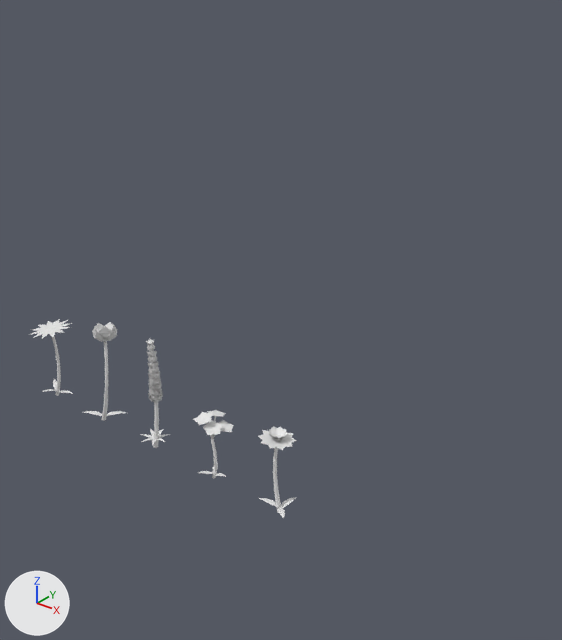
Two versions of the Blender file art/arena/Flowers.blend, one commit apart.
Both versions are drawn from a 50 mm lens placed at (3.33, -2.15, 2.29), pointed at (1.5, 0.13, 0.87). Lighting does not change. The marker at lower left points along +X, +Y and +Z. The older version comes first. Mesh edges are drawn as thin lines on the coarser meshes.

Script lines for the objects in view, before the commit:
```python
me_flower_forgetmenot = bpy.data.meshes.new('flower_forgetmenot')
me_flower_forgetmenot.from_pydata(...)  # 306 vertices, 164 faces; spans x -0.106..0.098, y -0.08..0.083, z -0.001..0.357
me_flower_forgetmenot.materials.append(mat_tumbu_fieldflower)  # white #e7e7e7
me_flower_marigold = bpy.data.meshes.new('flower_marigold')
me_flower_marigold.from_pydata(...)  # 179 vertices, 89 faces; spans x -0.113..0.071, y -0.06..0.101, z -0.003..0.409
me_flower_marigold.materials.append(mat_tumbu_fieldflower)  # white #e7e7e7
me_flower_poppy = bpy.data.meshes.new('flower_poppy')
me_flower_poppy.from_pydata(...)  # 81 vertices, 47 faces; spans x -0.106..0.114, y -0.061..0.114, z -0.004..0.576
me_flower_poppy.materials.append(mat_tumbu_fieldflower)  # white #e7e7e7
ob_flower_forgetmenot = bpy.data.objects.new('flower_forgetmenot', me_flower_forgetmenot)
ob_flower_forgetmenot.location = (1.2, 0.0, 0.0)
ob_flower_marigold = bpy.data.objects.new('flower_marigold', me_flower_marigold)
ob_flower_marigold.location = (1.6, 0.0, 0.0)
ob_flower_poppy = bpy.data.objects.new('flower_poppy', me_flower_poppy)
ob_flower_poppy.location = (0.4, 0.0, 0.0)
```
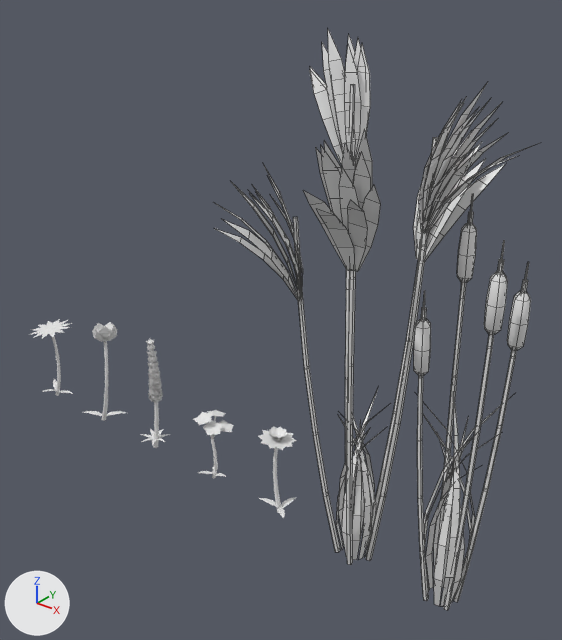
The edits, one by one:
Mesh me_reed_cattail is new.
It has 382 vertices, 262 faces and spans x -0.14..0.16, y -0.15..0.15, z 0.0..1.56.
It uses material mat_tumbu_fieldflower (white #e7e7e7).
Mesh me_reed_pampas is new.
It has 789 vertices, 410 faces and spans x -0.49..0.52, y -0.51..0.51, z 0.0..2.02.
It uses material mat_tumbu_fieldflower (white #e7e7e7).
Object 'reed_cattail' (ob_reed_cattail) is new; it shows me_reed_cattail.
Its location is (2.4, 0.0, 0.0).
Object 'reed_pampas' (ob_reed_pampas) is new; it shows me_reed_pampas.
Its location is (2.0, 0.0, 0.0).

Where the change shows, as pixel boxes [x1, y1, x2, y2] in the pictures (562 x 640 px):
'reed_pampas', added
    after: [214, 30, 539, 565]
'reed_cattail', added
    after: [414, 194, 531, 610]
